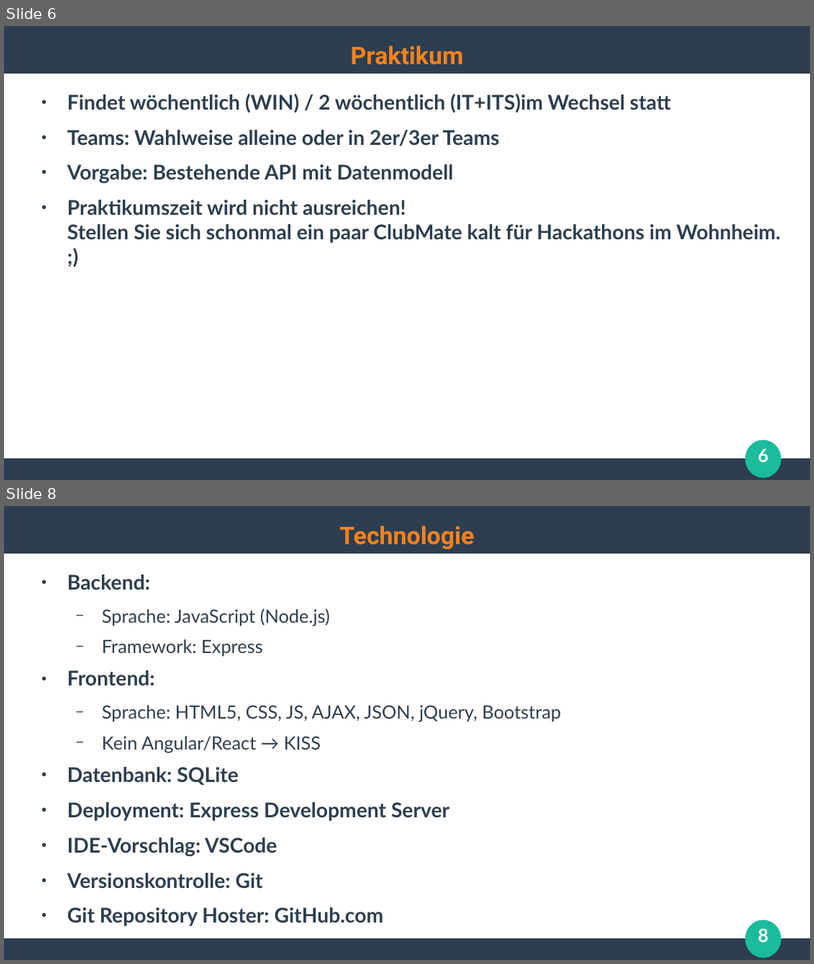
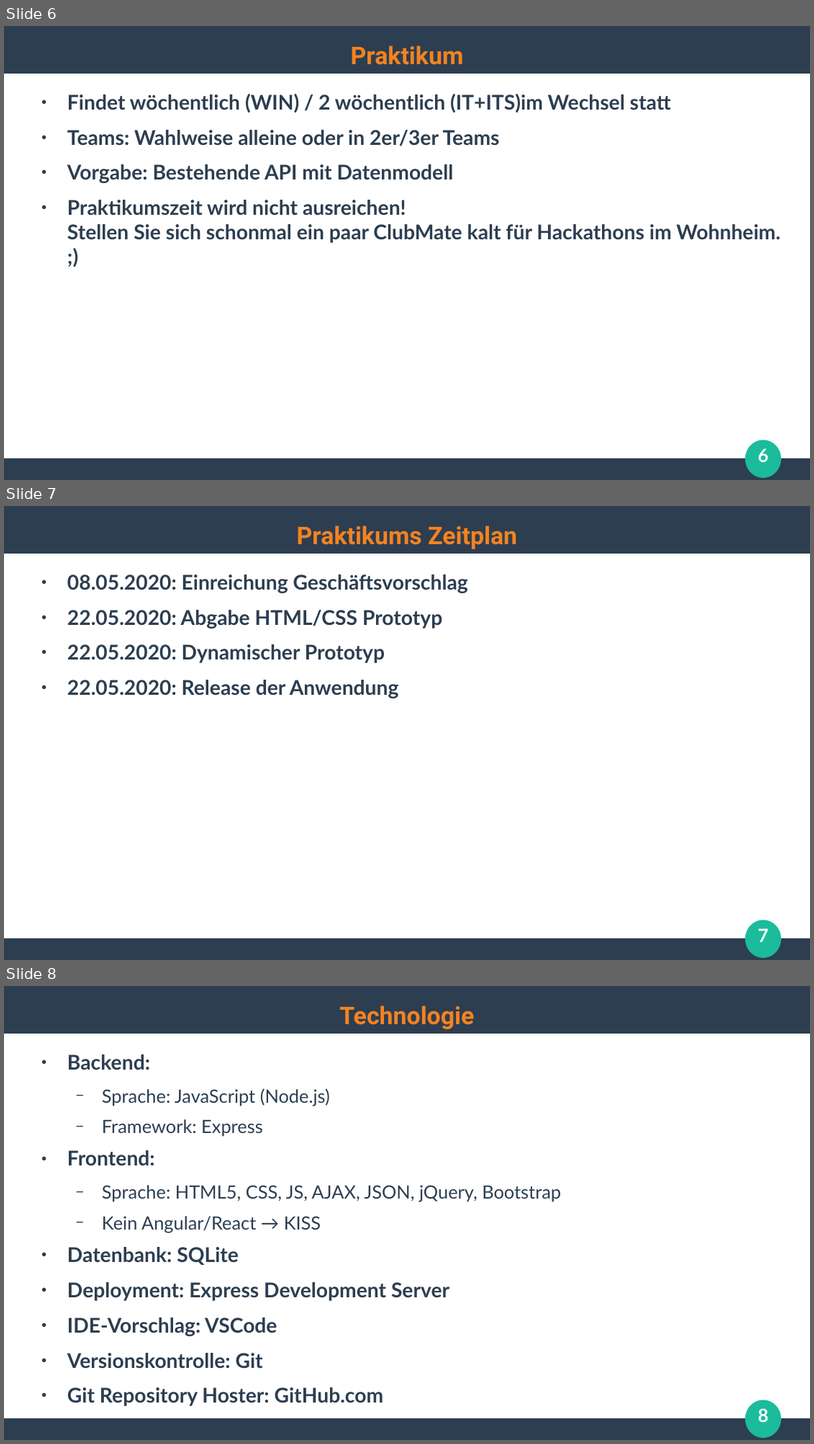
Before and after one commit to ghandmann/HS-AlbSig-WebAnwendungen2, a slide deck: Kapitel/00_Begruessung.odp. Shown one above the other, each under a label of ours: slides 6 and 8 before the commit, slides 6, 7 and 8 after it; the slides between them are not shown. The pictures are 814x964 and 814x1444 pixels, drawn with LibreOffice and Linux fonts; fonts in the diff are those of the drawing. Boxes give left, top, right and bottom in pixels: in the first picture for what was removed or moved away, otherwise in the second. Text is boxed around its words. In the diff, an @@ line names an element or a change of style, - is before the commit and + after.

```diff
--- a/Kapitel/00_Begruessung.odp
+++ b/Kapitel/00_Begruessung.odp
@@ slide 7 added at (x1=4, y1=506, x2=810, y2=960), background #FFFFFF; not listed: 3 template elements that a slide beside it also shows @@
@@ title added at (x1=297, y1=525, x2=517, y2=549), 24 pt, text #F58220, bold @@
+Praktikums Zeitplan
@@ text added at (x1=67, y1=574, x2=468, y2=698), 20 pt, text #2C3E50, bold @@
+● 08.05.2020: Einreichung Geschäftsvorschlag
+● 22.05.2020: Abgabe HTML/CSS Prototyp
+● 22.05.2020: Dynamischer Prototyp
+● 22.05.2020: Release der Anwendung
@@ page number added at (x1=759, y1=928, x2=769, y2=942), 18 pt, text #FFFFFF, bold @@
+7
```
Also in this commit, not shown: 1 slide changed, 1 slide removed.
